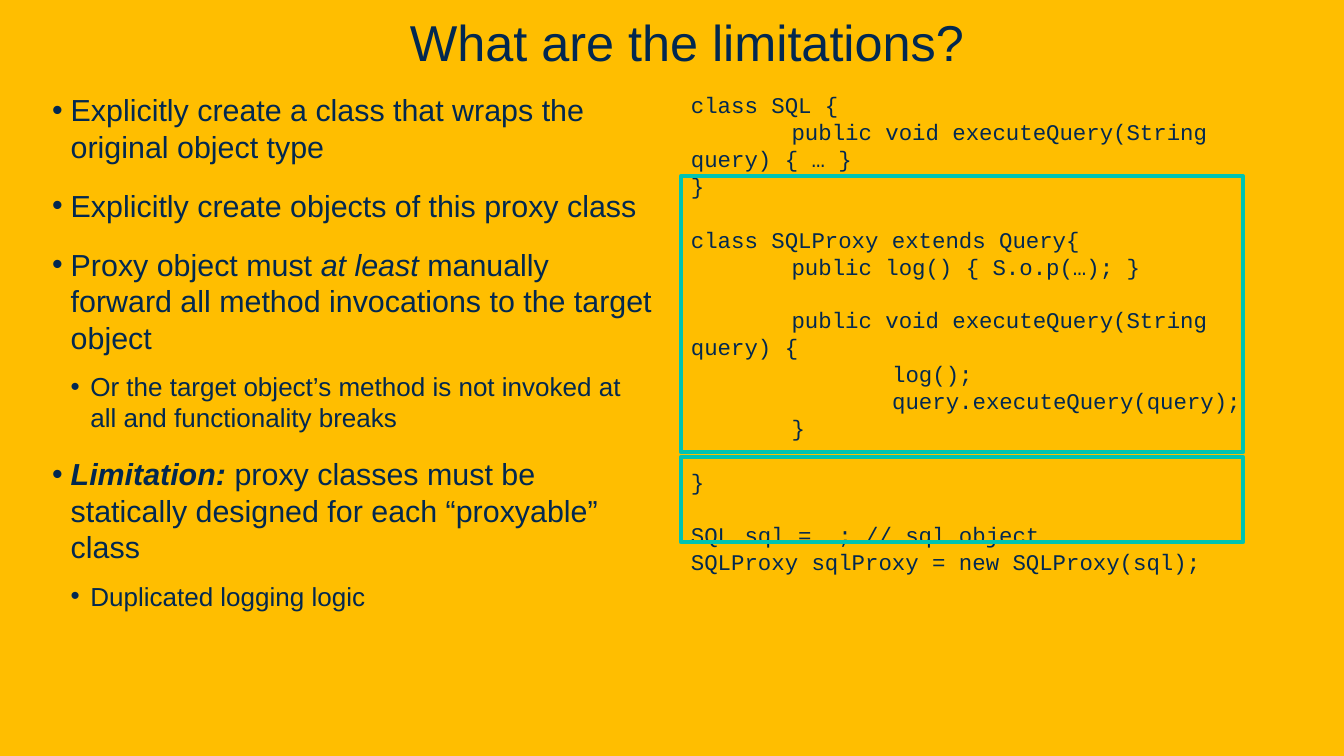
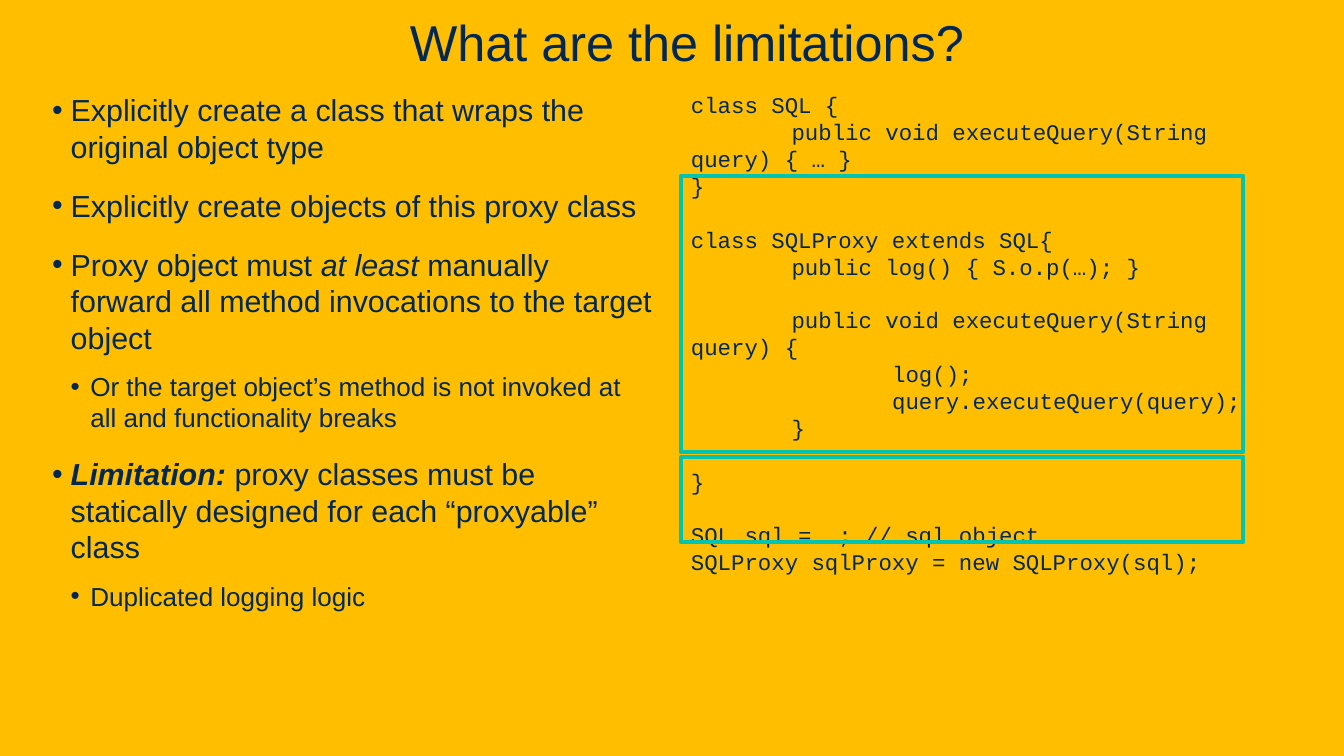
Before and after one commit to davsec-teaching/ECS_160, a slide deck: slide 80 of slides/Reflection.pptx. Drawn at 1344x756 pixels with LibreOffice and Linux fonts; fonts in the diff are those of the drawing; background and template pictures are left out. Boxes give left, top, right and bottom in pixels: in the first picture for what was removed or moved away, otherwise in the second. Text is boxed around its words. In the diff, an @@ line names an element or a change of style, - is before the commit and + after.

```diff
--- a/slides/Reflection.pptx
+++ b/slides/Reflection.pptx
@@ text at [691,232,1053,253]: text changed @@
-class SQLProxy extends Query{
+class SQLProxy extends SQL{
```
Also in this commit, not shown: 5 other slides changed.
